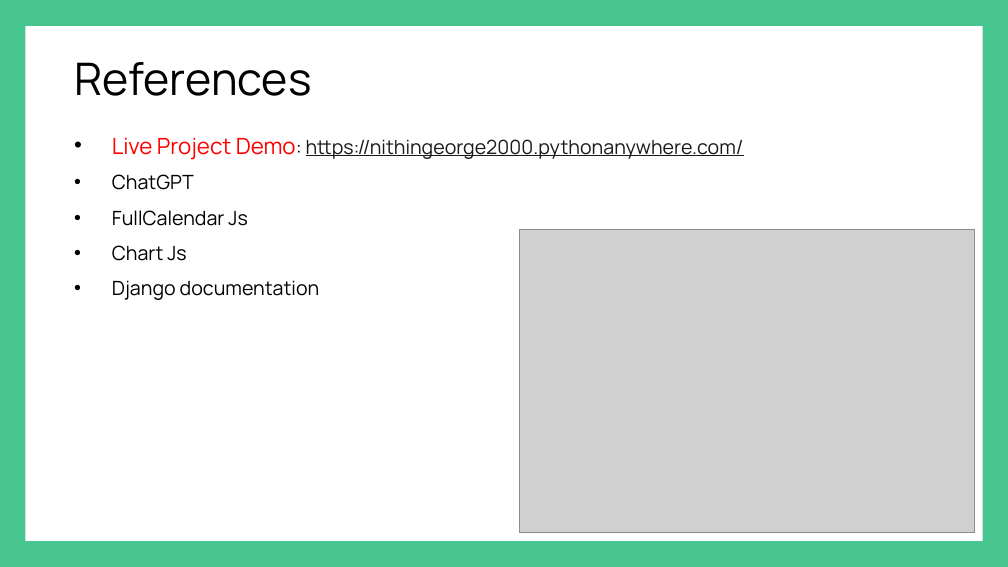
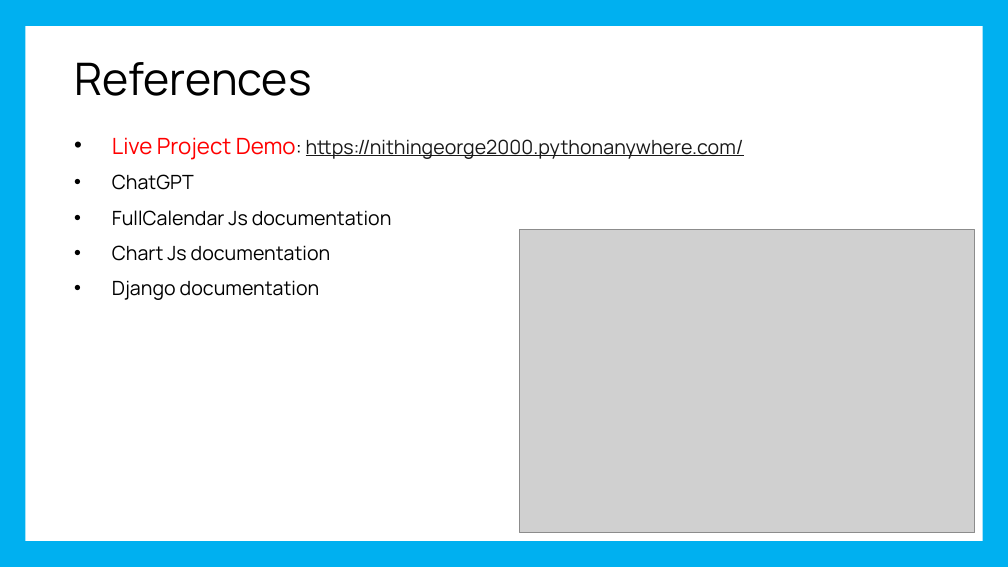
Before and after one commit to nithin200051/ExpenseManager, a slide deck: slide 15 of ExpenseManager-main/Project Presentation/Expense PPT.pptx. Drawn at 1008x567 pixels with LibreOffice and Linux fonts; fonts in the diff are those of the drawing; grey boxes stand for pictures. Boxes give left, top, right and bottom in pixels: in the first picture for what was removed or moved away, otherwise in the second. Text is boxed around its words. In the diff, an @@ line names an element or a change of style, - is before the commit and + after.

```diff
--- a/ExpenseManager-main/Project Presentation/Expense PPT.pptx
+++ b/ExpenseManager-main/Project Presentation/Expense PPT.pptx
@@ background #47C78F to #00B0F0 @@
@@ text at (112, 210, 392, 261): text changed @@
-• FullCalendar Js
-• Chart Js
+• FullCalendar Js documentation
+• Chart Js documentation
```
Also in this commit, not shown: 13 other slides changed.
